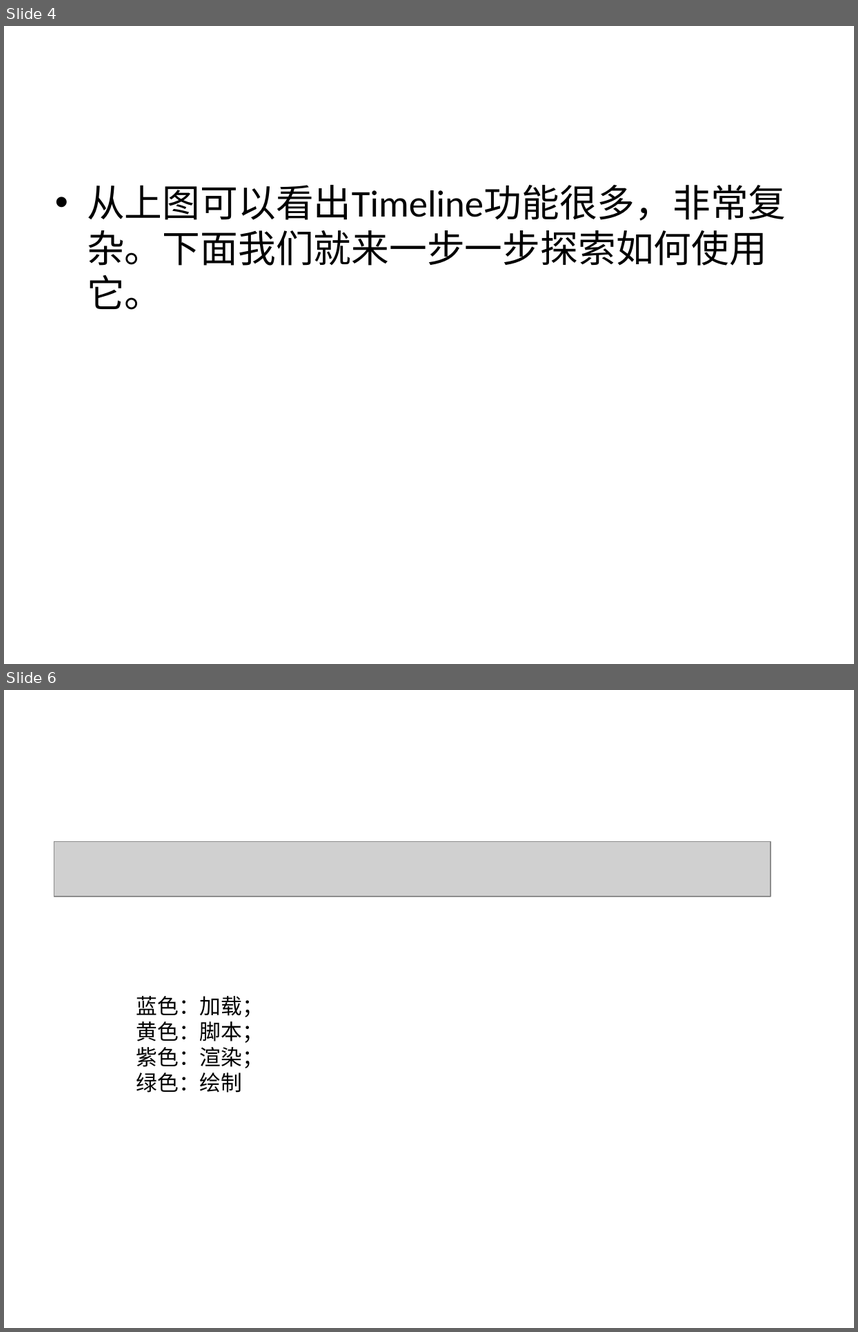
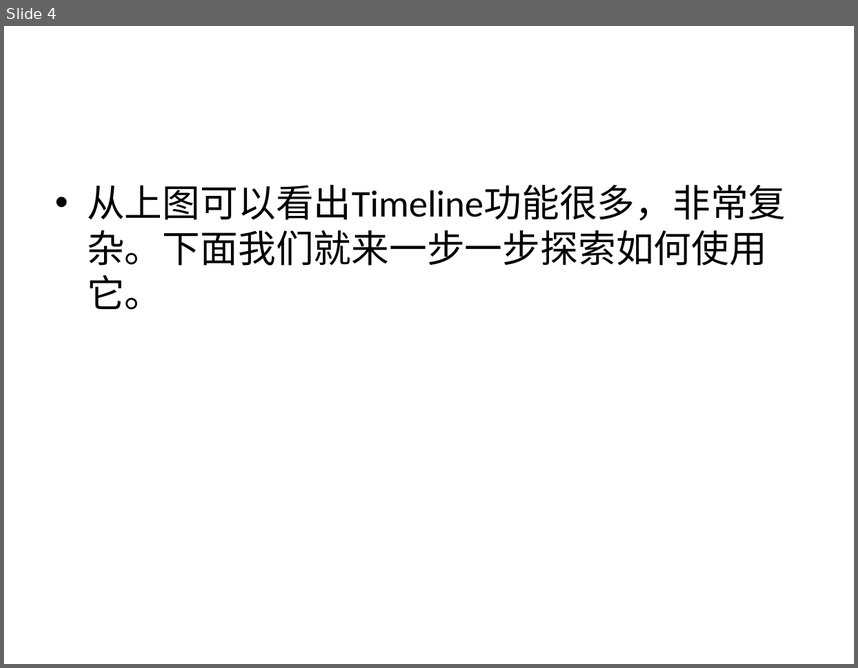
Before and after one commit to lazy-lazy/yolo, a slide deck: public/images/使用chrome进行渲染分析.pptx. Shown one above the other, each under a label of ours: slides 4 and 6 before the commit, slide 4 after it; the slides between them are not shown. The pictures are 858x1332 and 858x668 pixels, drawn with LibreOffice and Linux fonts; fonts in the diff are those of the drawing; grey boxes stand for pictures; background and template pictures are left out. Boxes give left, top, right and bottom in pixels: in the first picture for what was removed or moved away, otherwise in the second. Text is boxed around its words. In the diff, an @@ line names an element or a change of style, - is before the commit and + after.

```diff
--- a/public/images/使用chrome进行渲染分析.pptx
+++ b/public/images/使用chrome进行渲染分析.pptx
@@ slide 6 removed at (4,690,854,1328), background picture (left out) @@
@@ picture removed at (54,841,771,896) @@
@@ text removed at (136,996,263,1092) @@
-蓝色：加载；
-黄色：脚本；
-紫色：渲染；
-绿色：绘制
```
Also in this commit, not shown: 1 slide changed, 14 slides added.
